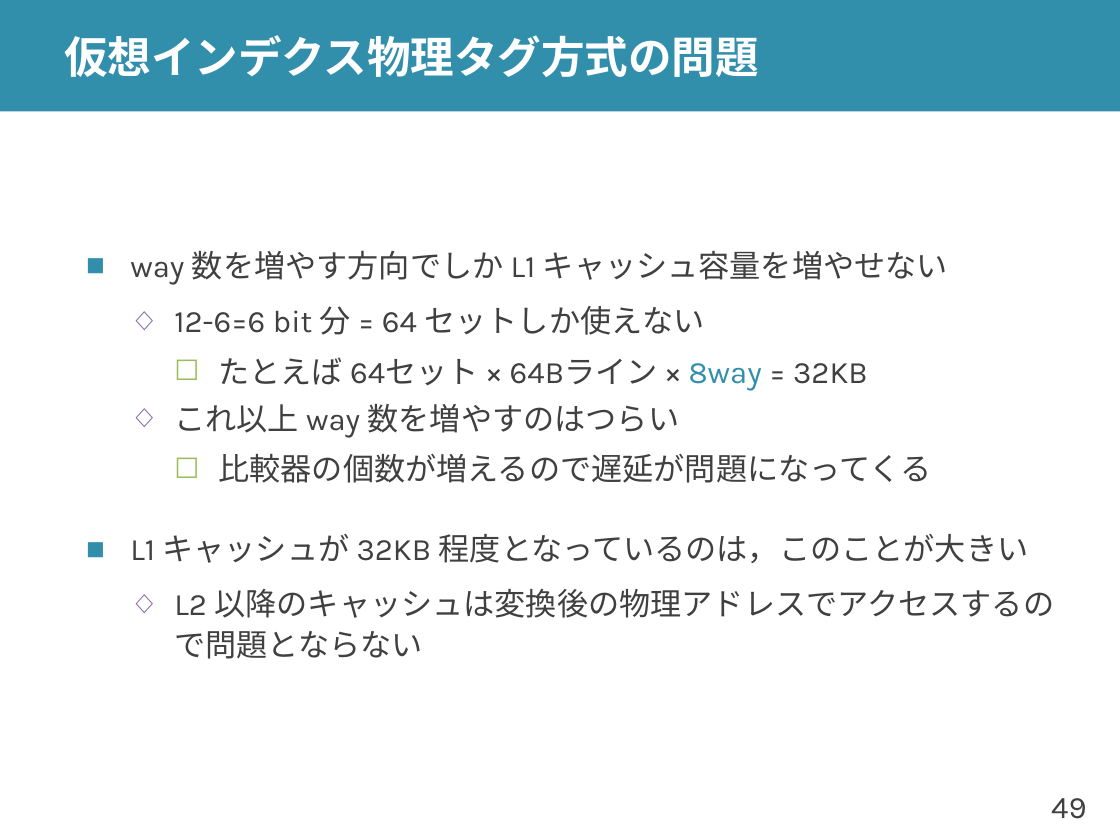
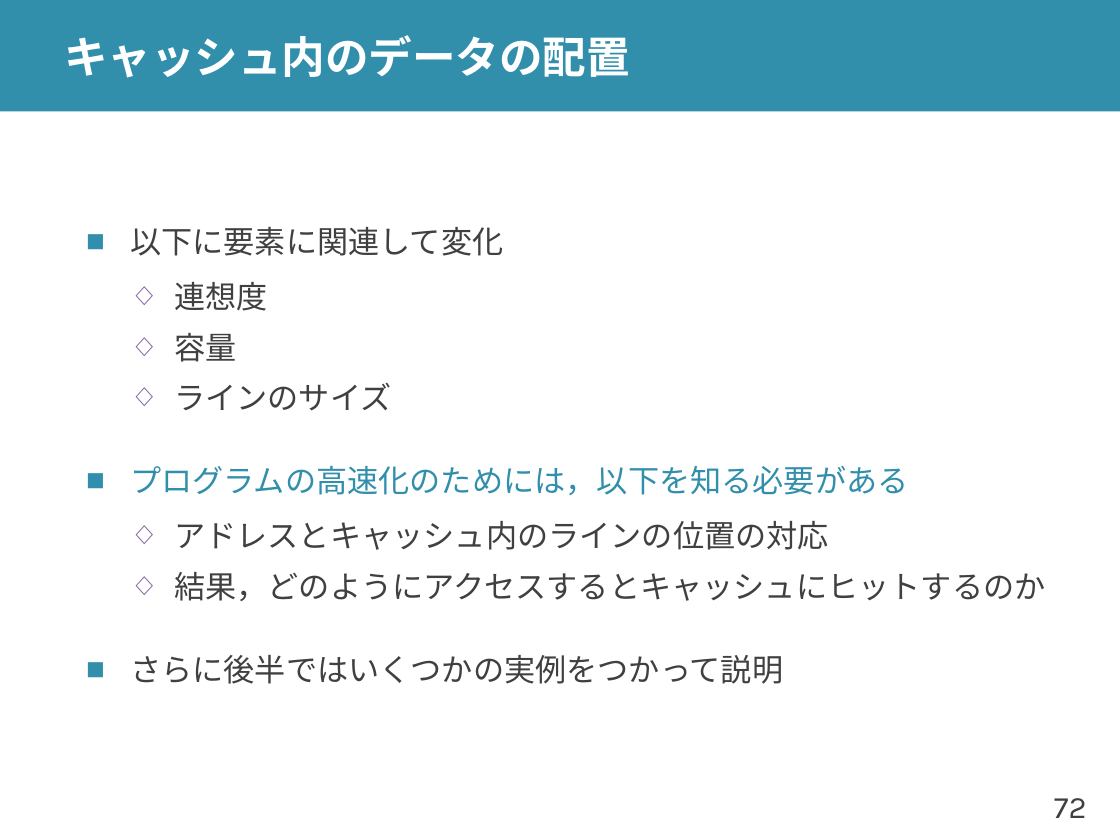
Before and after one commit to shioyadan/advanced-computer-organization, a slide deck: slide 72 of aco-shioya-12.pptx (slide 49 before the commit). Drawn at 1120x840 pixels with LibreOffice and Linux fonts; fonts in the diff are those of the drawing. Boxes give left, top, right and bottom in pixels: in the first picture for what was removed or moved away, otherwise in the second. Text is boxed around its words. In the diff, an @@ line names an element or a change of style, - is before the commit and + after.

```diff
--- a/aco-shioya-12.pptx
+++ b/aco-shioya-12.pptx
@@ title at (64,35,629,78): text changed @@
-仮想インデクス物理タグ方式の問題
+キャッシュ内のデータの配置
@@ text at (130,227,1045,684): text changed @@
-■ way 数を増やす方向でしか L1 キャッシュ容量を増やせない
-  ◇ 12-6=6 bit 分 = 64 セットしか使えない
-    ☐ たとえば 64セット × 64Bライン × 8way = 32KB
-  ◇ これ以上 way 数を増やすのはつらい
-    ☐ 比較器の個数が増えるので遅延が問題になってくる
-■ L1 キャッシュが 32KB 程度となっているのは，このことが大きい
-  ◇ L2 以降のキャッシュは変換後の物理アドレスでアクセスするので問題とならない
+■ 以下に要素に関連して変化
+  ◇ 連想度
+  ◇ 容量
+  ◇ ラインのサイズ
+■ プログラムの高速化のためには，以下を知る必要がある
+  ◇ アドレスとキャッシュ内のラインの位置の対応
+  ◇ 結果，どのようにアクセスするとキャッシュにヒットするのか
+■ さらに後半ではいくつかの実例をつかって説明
@@ page number at (1054,798,1087,818): text changed @@
-49
+72
```
Also in this commit, not shown: 32 other slides changed, 67 slides added, 76 slides removed, 8 other files.
